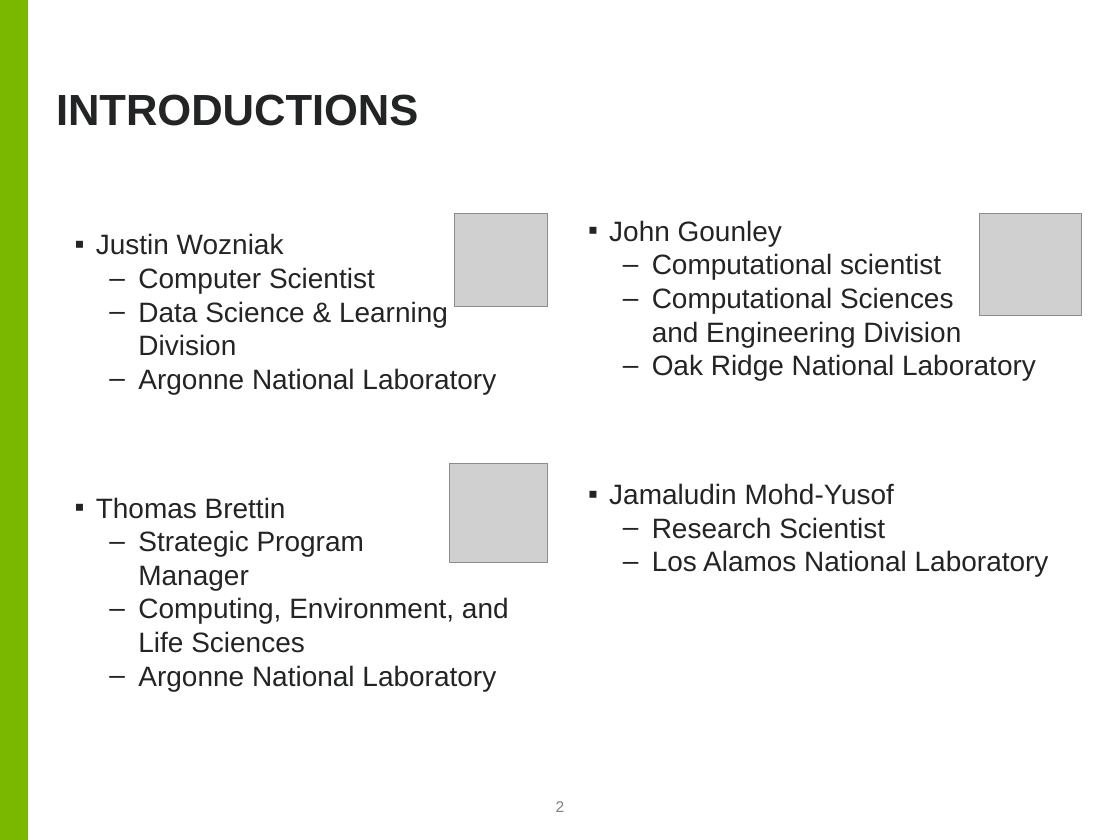
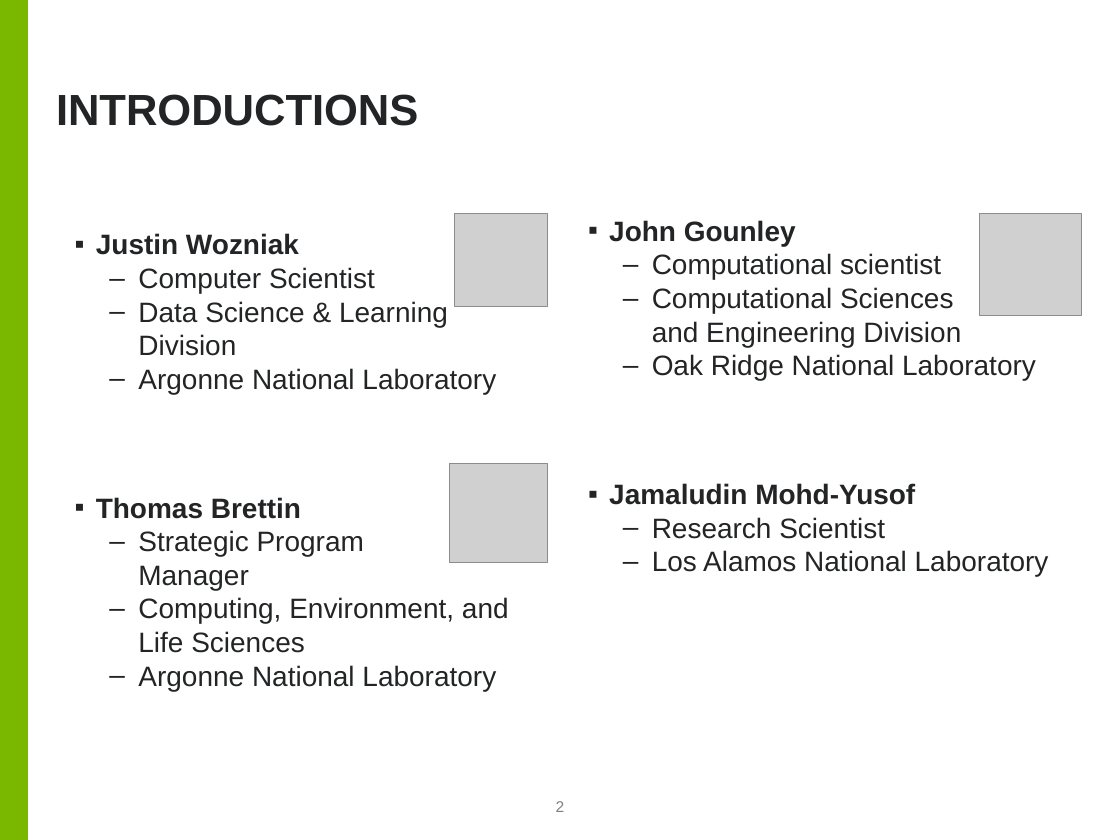
Before and after one commit to ECP-CANDLE/Tutorials, a slide deck: slide 2 of 2021/PASC/Intro.pptx. Drawn at 1120x840 pixels with LibreOffice and Linux fonts; fonts in the diff are those of the drawing; grey boxes stand for pictures; background and template pictures are left out. Boxes give left, top, right and bottom in pixels: in the first picture for what was removed or moved away, otherwise in the second. Text is boxed around its words. In the diff, an @@ line names an element or a change of style, - is before the commit and + after.

```diff
--- a/2021/PASC/Intro.pptx
+++ b/2021/PASC/Intro.pptx
@@ text at [96, 233, 301, 519]: bold on in "Justin Wozniak", "Thomas Brettin" @@
@@ text at [609, 220, 915, 505]: bold on in "John Gounley", "Jamaludin Mohd-Yusof" @@
```
Also in this commit, not shown: 1 other slide changed.
